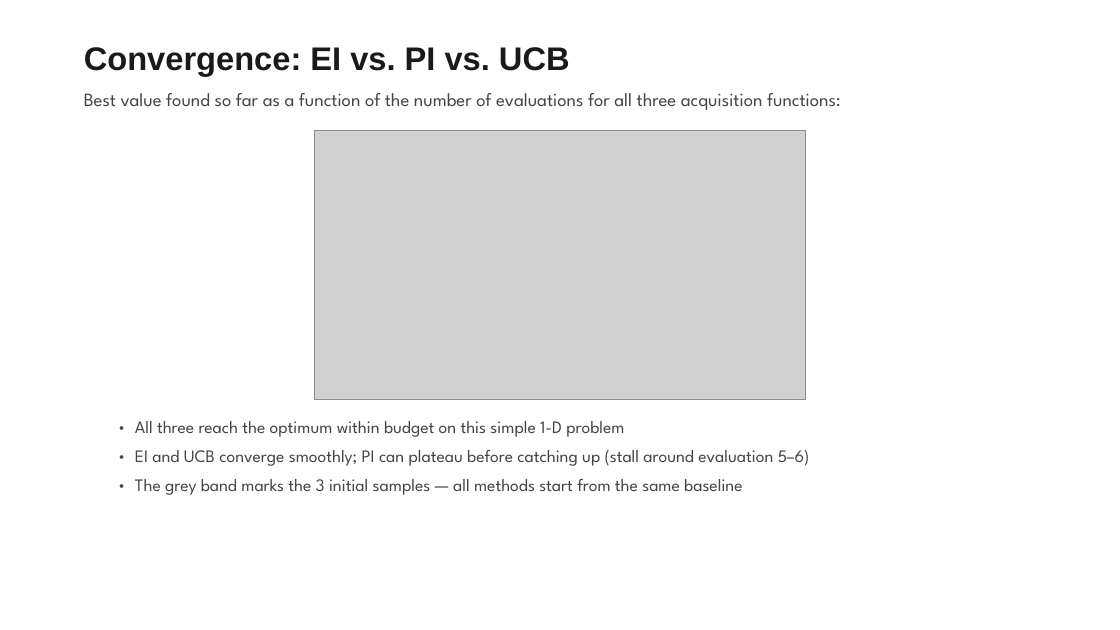
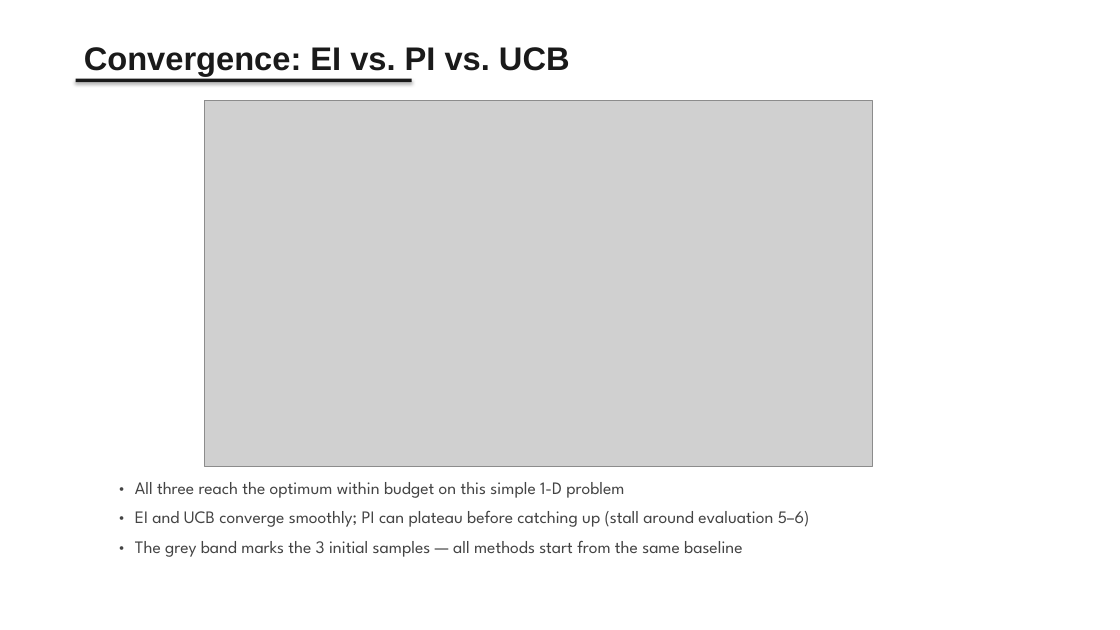
Before and after one commit to AHMalik2000/KIMM-Shared-Data, a slide deck: slide 36 of presentation.pptx. Drawn at 1120x630 pixels with LibreOffice and Linux fonts; fonts in the diff are those of the drawing; grey boxes stand for pictures. Boxes give left, top, right and bottom in pixels: in the first picture for what was removed or moved away, otherwise in the second. Text is boxed around its words. In the diff, an @@ line names an element or a change of style, - is before the commit and + after.

```diff
--- a/presentation.pptx
+++ b/presentation.pptx
@@ rectangle added at [76,79,412,82], fill #1A1A1A @@
@@ text removed at [84,93,841,110] @@
-Best value found so far as a function of the number of evaluations for all three acquisition functions:
@@ picture: place and size @@
-picture at [314,130,806,399]
+picture at [204,101,872,466]
@@ 3 texts: place and size @@
-3 texts at [135,421,810,495]
+3 texts at [135,482,810,557]
```
Also in this commit, not shown: 15 other slides changed.
